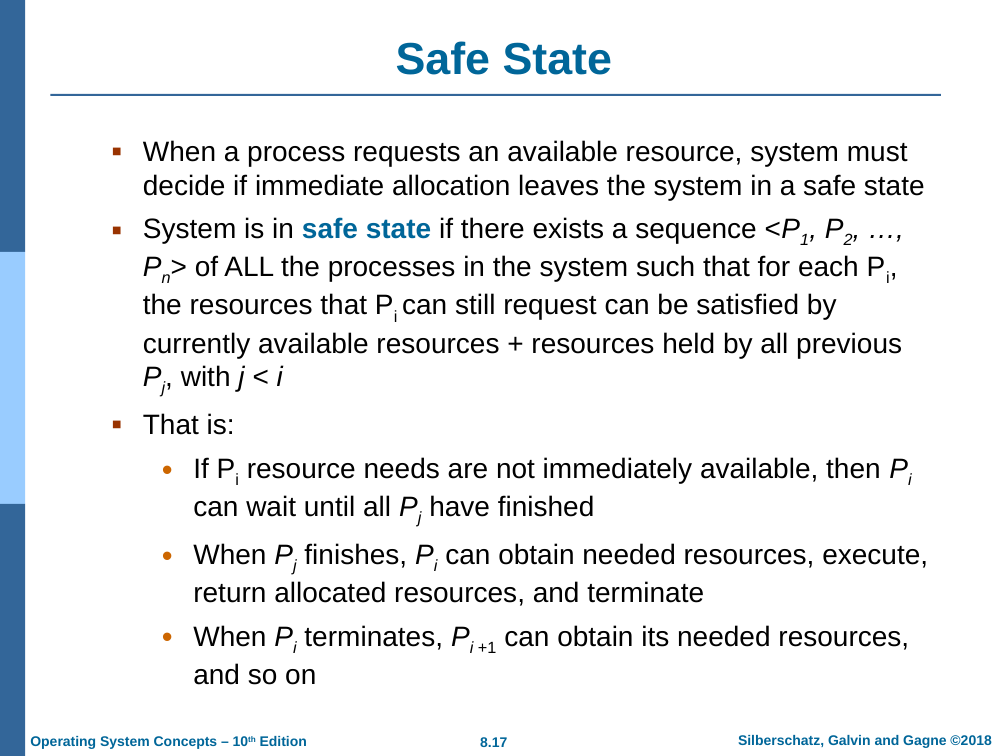
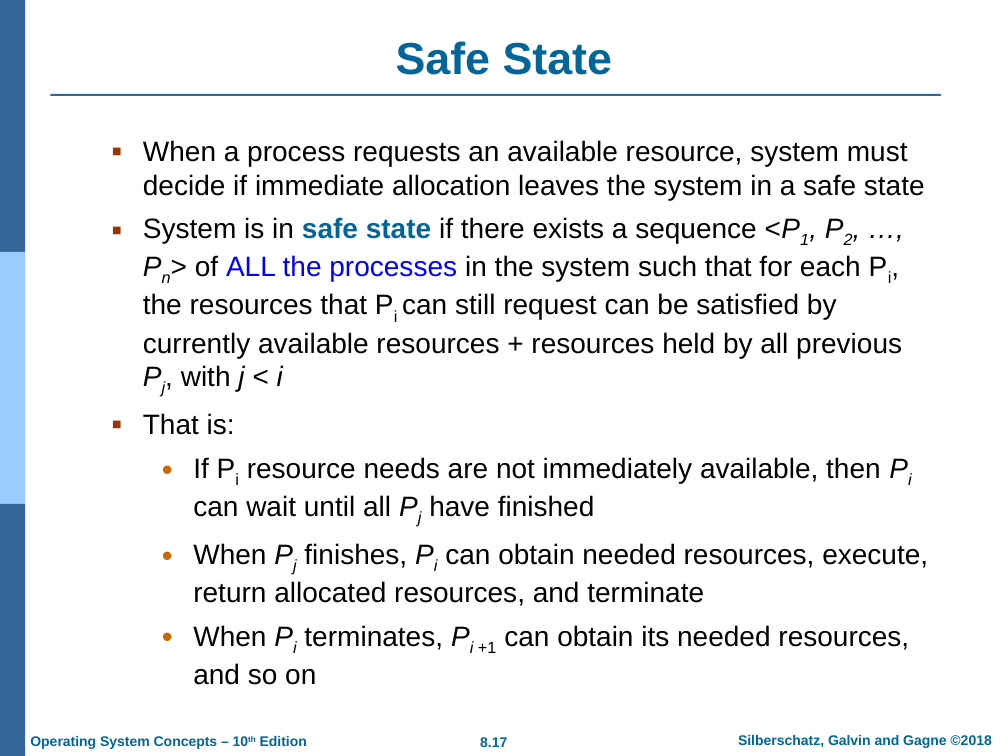
Before and after one commit to chriswjh/chriswjh.github.io, a slide deck: slide 17 of OSu/Chap08.pptx. Drawn at 1008x756 pixels with LibreOffice and Linux fonts; fonts in the diff are those of the drawing; background and template pictures are left out. Boxes give left, top, right and bottom in pixels: in the first picture for what was removed or moved away, otherwise in the second. Text is boxed around its words. In the diff, an @@ line names an element or a change of style, - is before the commit and + after.

```diff
--- a/OSu/Chap08.pptx
+++ b/OSu/Chap08.pptx
@@ text at <box>143,217,902,391</box>: text colour #000000 to #0000FF in "ALL the processes" @@
```
Also in this commit, not shown: 4 other slides changed, 1 other file.
